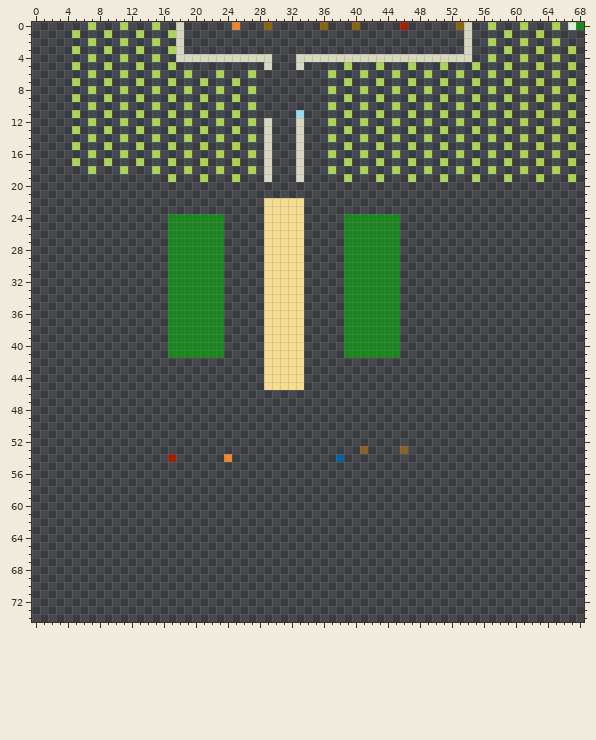
Sprite sheet: rec/maps/Yamartino Valley of the Wind/WindValley/WindValley_fg.png. This is how it looked before the edit.
The file is 69x75 pixels. Colours within 5 levels of each other are drawn and written as one.
After:
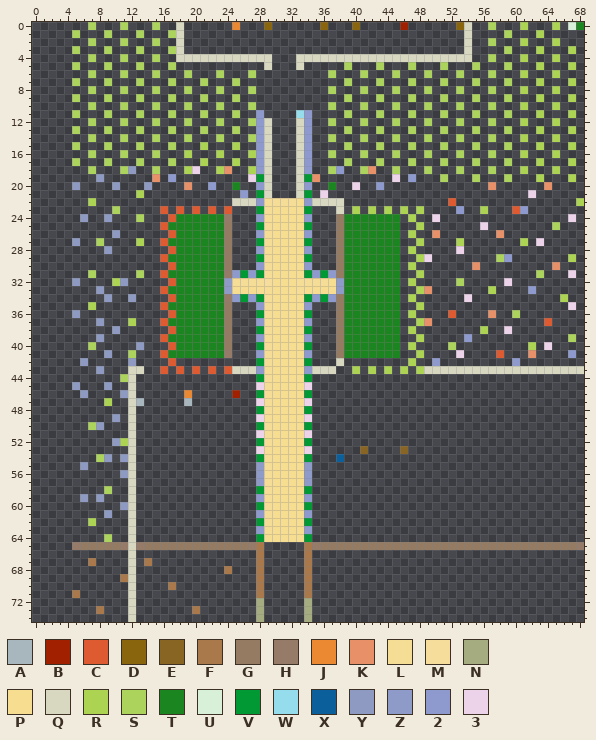
Palette (. is transparent): A #a8b6be  B #a02000  C #de5b31  D #89650e  E #896524  F #a9794c  G #967b63  H #967b69  J #eb8832  K #e89068  L #f6dd96  M #f6dd9c  N #a5ad80  P #f6dd90  Q #d8d8c0  R #acd452  S #acd45c  T #1b8620  U #d8f0d8  V #009933  W #95dded  X #0b5f9b  Y #8e9ac1  Z #8e9ac7  2 #8e9ace  3 #ecd3ea
Changes in this commit:
@@ x 0..68 @@
 10 .......S...S...S...S...S...S.........S...S...S...S...S...S...R...R...
-11 .....S...S...S...S...S...S.......W.....S...S...S...S...S...S...R...R.
-12 .......S...S...S...S...S...S.Q...Q...S...S...S...S...S...S...R...R...
-13 .....S...S...S...S...S...S...Q...Q.....S...S...S...S...S...S...R...R.
-14 .......S...S...S...S...S...S.Q...Q...S...S...S...S...S...S...R...R...
-15 .....S...S...S...S...R...R...Q...Q.....S...S...S...S...S...S...R...R.
-16 .......S...S...S...R...R...R.Q...Q...S...S...S...S...S...S...R...R...
-17 .....S...S...S...S...R...R...Q...Q.....S...S...S...S...S...S...R...R.
-18 .......S...S...S...R...R...R.Q...Q...S...S...S...S...S...S...R...R...
-19 .................S...R...R...Q...Q.....S...S...S...S...S...S...R...R.
-20 .....................................................................
-21 .....................................................................
-22 .............................LPPPP...................................
-23 .............................LPPPP...................................
-24 .................TTTTTTT.....LPPPP.....TTTTTTT.......................
-25 .................TTTTTTT.....LPPPP.....TTTTTTT.......................
-26 .................TTTTTTT.....LPPPP.....TTTTTTT.......................
-27 .................TTTTTTT.....LPPPP.....TTTTTTT.......................
-28 .................TTTTTTT.....LPPPP.....TTTTTTT.......................
-29 .................TTTTTTT.....LPPPP.....TTTTTTT.......................
-30 .................TTTTTTT.....LPPPP.....TTTTTTT.......................
-31 .................TTTTTTT.....LPPPP.....TTTTTTT.......................
-32 .................TTTTTTT.....LPPPP.....TTTTTTT.......................
-33 .................TTTTTTT.....LPPPP.....TTTTTTT.......................
-34 .................TTTTTTT.....LPPPP.....TTTTTTT.......................
-35 .................TTTTTTT.....LPPPP.....TTTTTTT.......................
-36 .................TTTTTTT.....LPPPP.....TTTTTTT.......................
-37 .................TTTTTTT.....LPPPP.....TTTTTTT.......................
-38 .................TTTTTTT.....LPPPP.....TTTTTTT.......................
-39 .................TTTTTTT.....LPPPP.....TTTTTTT.......................
-40 .................TTTTTTT.....LPPPP.....TTTTTTT.......................
-41 .................TTTTTTT.....LPPPP.....TTTTTTT.......................
-42 .............................LPPPP...................................
-43 .............................LPPPP...................................
-44 .............................LPPPP...................................
-45 .............................LPPPP...................................
-46 .....................................................................
-47 .....................................................................
-48 .....................................................................
-49 .....................................................................
-50 .....................................................................
-51 .....................................................................
-52 .....................................................................
-53 .........................................E....E......................
-54 .................B......J.............X..............................
-55 .....................................................................
-56 .....................................................................
-57 .....................................................................
-58 .....................................................................
-59 .....................................................................
-60 .....................................................................
-61 .....................................................................
-62 .....................................................................
-63 .....................................................................
-64 .....................................................................
-65 .....................................................................
-66 .....................................................................
-67 .....................................................................
-68 .....................................................................
-69 .....................................................................
-70 .....................................................................
-71 .....................................................................
-72 .....................................................................
-73 .....................................................................
-74 .....................................................................
+11 .....S...S...S...S...S...S..2....W2....S...S...S...S...S...S...R...R.
+12 .......S...S...S...S...S...S2Q...Q2..S...S...S...S...S...S...R...R...
+13 .....S...S...S...S...S...S..2Q...Q2....S...S...S...S...S...S...R...R.
+14 .......S...S...S...S...S...S2Q...Q2..S...S...S...S...S...S...R...R...
+15 .....S...S...S...S...R...R..2Q...Q2....S...S...S...S...S...S...R...R.
+16 .......S...S...S...R...R...R2Q...Q2..S...S...S...S...S...S...R...R...
+17 .....S...S...S...S...R...R..2Q...Q2....S...S...S...S...S...S...R...R.
+18 .......S...SY..S...R3..RK..R2Q...Q2..S2..SK..S...S...S...S...R...R...
+19 ........Y......K.2.........3VQ...QVK.........3.2...S...S...S...R...R.
+20 .....Y....Y...Y....K..2..T..2Q...Q2..T..3..2.............K......K....
+21 .............R............2.VQ...QV.3.........................3......
+22 .......R.................QQQ2LLLLP2QQQQ.............C...............R
+23 ..........S.....C.C.C.C.C...VLPPPPV...Q.R.R.R.R.R....2..R...C2.......
+24 ......Y..Y...S...CTTTTTTH...2LPPPP2...GTTTTTTT.R..3................3.
+25 ................CTTTTTTTG...VLPPPPV...GTTTTTTT..R.......3........S...
+26 ..........Y......CTTTTTTG...2LPPPP2...GTTTTTTT.R..K.......K..........
+27 .....Y..S....R..CTTTTTTTG...VLPPPPV...GTTTTTTT..R....R.......R.3.....
+28 .........Y.......CTTTTTTG...2LPPPP2...GTTTTTTT.R.....3...............
+29 ................CTTTTTTTG...VLPPPPV...GTTTTTTT..R3........S2.......R.
+30 .................CTTTTTTG...2LPPPP2...GTTTTTTT.R.......K.........K...
+31 .......S.....S..CTTTTTTTH2V2VLPPPPV2V2GTTTTTTT..R..............S...3.
+32 .....Y....RY.....CTTTTTTZLLLLMPPPLLLLPZTTTTTTT.R.....S.....3.........
+33 ........Y.......CTTTTTTTZPPPPLPPPLPPPPZTTTTTTT..RK.......R....2......
+34 .........Y..Y....CTTTTTTH2V2VLPPPPV2V2GTTTTTTT.R......3...........R..
+35 .......R........CTTTTTTTG...2LPPPP2...GTTTTTTT..R..................3.
+36 .....Y...........CTTTTTTG...VLPPPPV...GTTTTTTT.R....C....K..S........
+37 ........Y...R...CTTTTTTTG...2LPPPP2...GTTTTTTT..RK..............C....
+38 ..........Y......CTTTTTTG...VLPPPPV...GTTTTTTT.R........R..3.........
+39 ........Y.......CTTTTTTTG...2LPPPP2...GTTTTTTT..R.....2............S.
+40 .......S.....Y...CTTTTTTG...VLPPPPV...GTTTTTTT.R....S.........R.3....
+41 .........Y..S...CTTTTTTTH...2LPPPP2...GTTTTTTT..R....3....C...K....2.
+42 ......Y.....Y....C..........VLPPPPV...Q........R..2.........2........
+43 ........Y...QQ..C.C.C.C.CQQQ2LPPPP2QQQ..R.R.R.R.RQQQQQQQQQQQQQQQQQQQQ
+44 ...........SQ...............VLPPPPV..................................
+45 .....Y...Y..Q...............3LPPPP3..................................
+46 ......Y....YQ......J.....B..VLPPPPV..................................
+47 .........R..QA.....A........3LPPPP3..................................
+48 ............Q...............VLPPPPV..................................
+49 ..........Y.Q...............3LPPPP3..................................
+50 .......SY...Q...............VLPPPPV..................................
+51 ............Q...............3LPPPP3..................................
+52 ..........YRQ...............VLPPPPV..................................
+53 ............Q...............3LPPPP3......E....E......................
+54 ........SY.YQ...............VLPPPPV...X..............................
+55 ......Y.....Q...............ZLPPPPZ..................................
+56 ...........YQ...............ZLPPPPZ..................................
+57 ............Q...............ZLPPPPZ..................................
+58 .........S..Q...............VLPPPPV..................................
+59 ......Y.Y...Q...............2LPPPP2..................................
+60 ...........YQ...............VLPPPPV..................................
+61 .........Y..Q...............2LPPPP2..................................
+62 .......R....Q...............VLPPPPV..................................
+63 ............Q...............2LPPPP2..................................
+64 .........S..Q...............VPPPPPV..................................
+65 .....HGGGGGHQHGGGGGGGGGGGGGHF.....FHGGGGGGGGGGGGGGGGGGGGGGGGGGGGGGGGH
+66 ............Q...............F.....F..................................
+67 .......F....Q.F.............F.....F..................................
+68 ............Q...........F...F.....F..................................
+69 ...........FQ...............F.....F..................................
+70 ............Q....F..........F.....F..................................
+71 .....F......Q...............F.....F..................................
+72 ............Q...............N.....N..................................
+73 ........F...Q.......F.......N.....N..................................
+74 ............Q...............N.....N..................................
